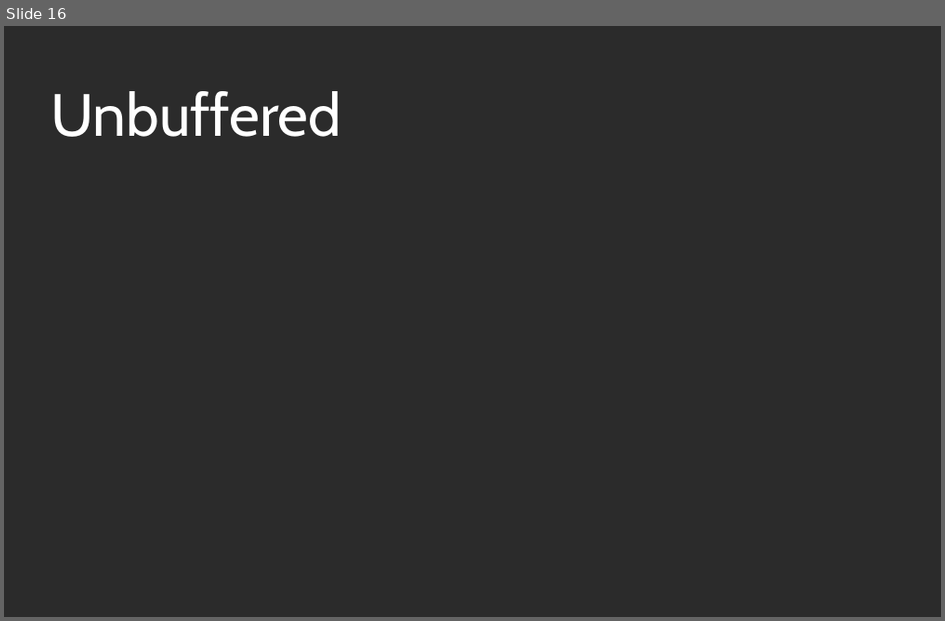
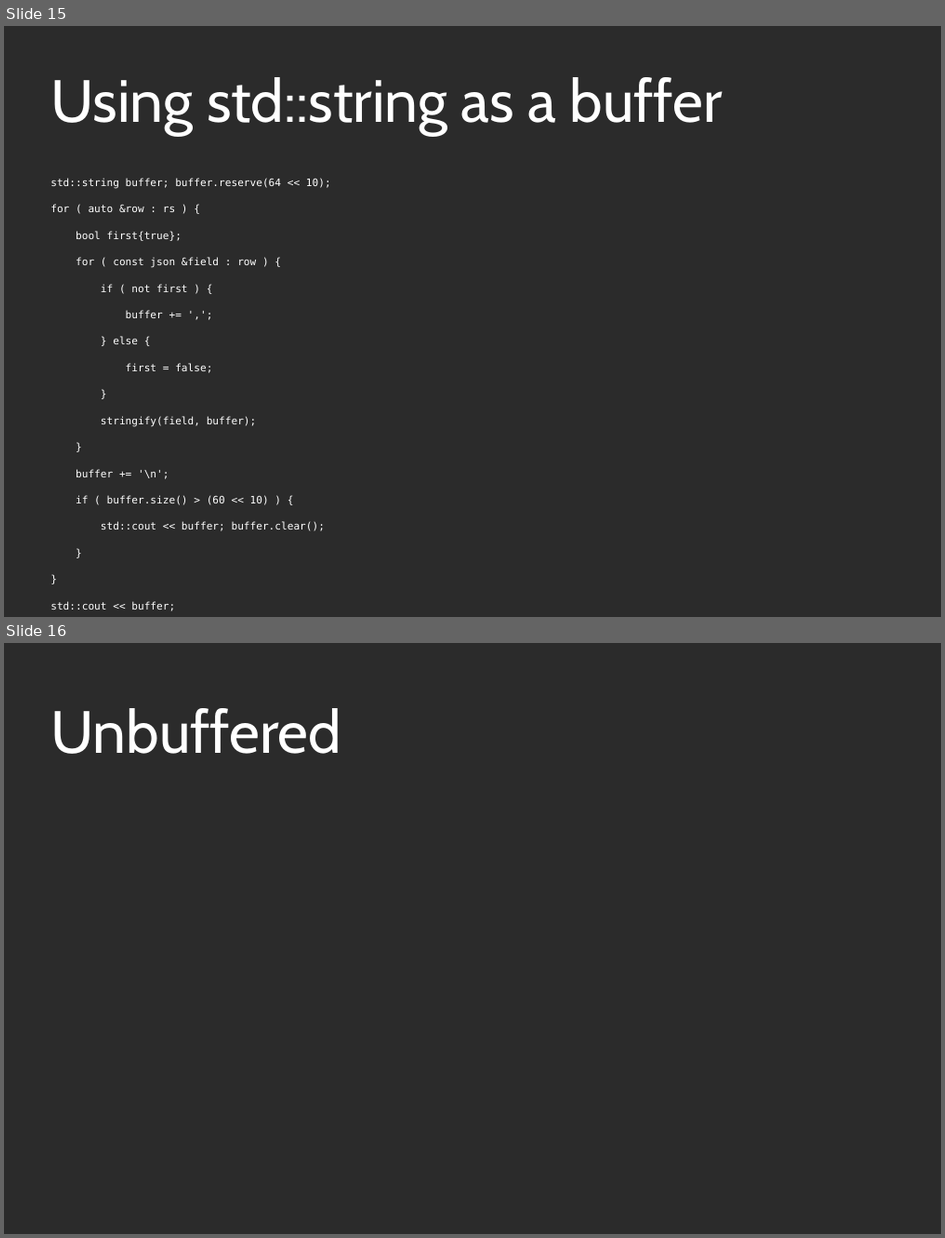
Before and after one commit to KayEss/cpp-designing4performance, a slide deck: slides/Designing APIs For Performance.odp. Shown one above the other, each under a label of ours: slide 16 before the commit, slides 15 and 16 after it. The pictures are 945x621 and 945x1238 pixels, drawn with LibreOffice and Linux fonts; fonts in the diff are those of the drawing; background and template pictures are left out; a plain dark background stands for a picture behind light text. Boxes give left, top, right and bottom in pixels: in the first picture for what was removed or moved away, otherwise in the second. Text is boxed around its words. In the diff, an @@ line names an element or a change of style, - is before the commit and + after.

Commit message:
Update times for memory/write benchmarks and fill in code for buffered example.

```diff
--- a/slides/Designing APIs For Performance.odp
+++ b/slides/Designing APIs For Performance.odp
@@ slide 15 added at [4, 26, 941, 617], background picture (left out) @@
@@ title added at [50, 77, 723, 136], 60 pt, text #FFFFFF @@
+Using std::string as a buffer
@@ text added at [50, 178, 331, 531], 10.4 pt, text #FFFFFF @@
+std::string buffer; buffer.reserve(64 << 10);
+for ( auto &row : rs ) {
+bool first{true};
+for ( const json &field : row ) {
+if ( not first ) {
+buffer += ',';
+} else {
+first = false;
+}
+stringify(field, buffer);
+}
+buffer += '\n';
+if ( buffer.size() > (60 << 10) ) {
+std::cout << buffer; buffer.clear();
+}
+}
+std::cout << buffer;
```
Also in this commit, not shown: 3 slides changed, 3 other slides added, 4 slides removed, 5 other files.
